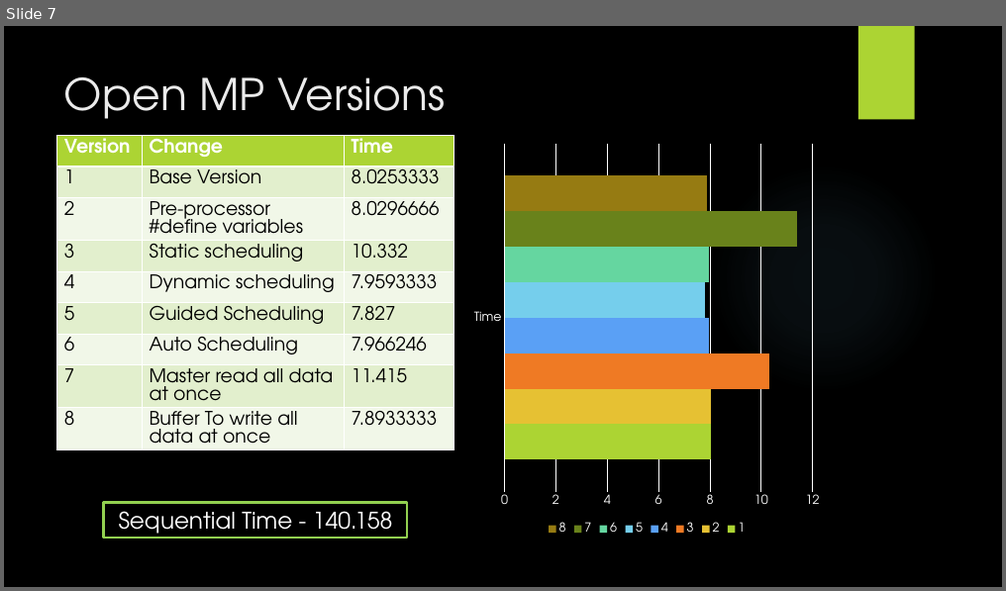
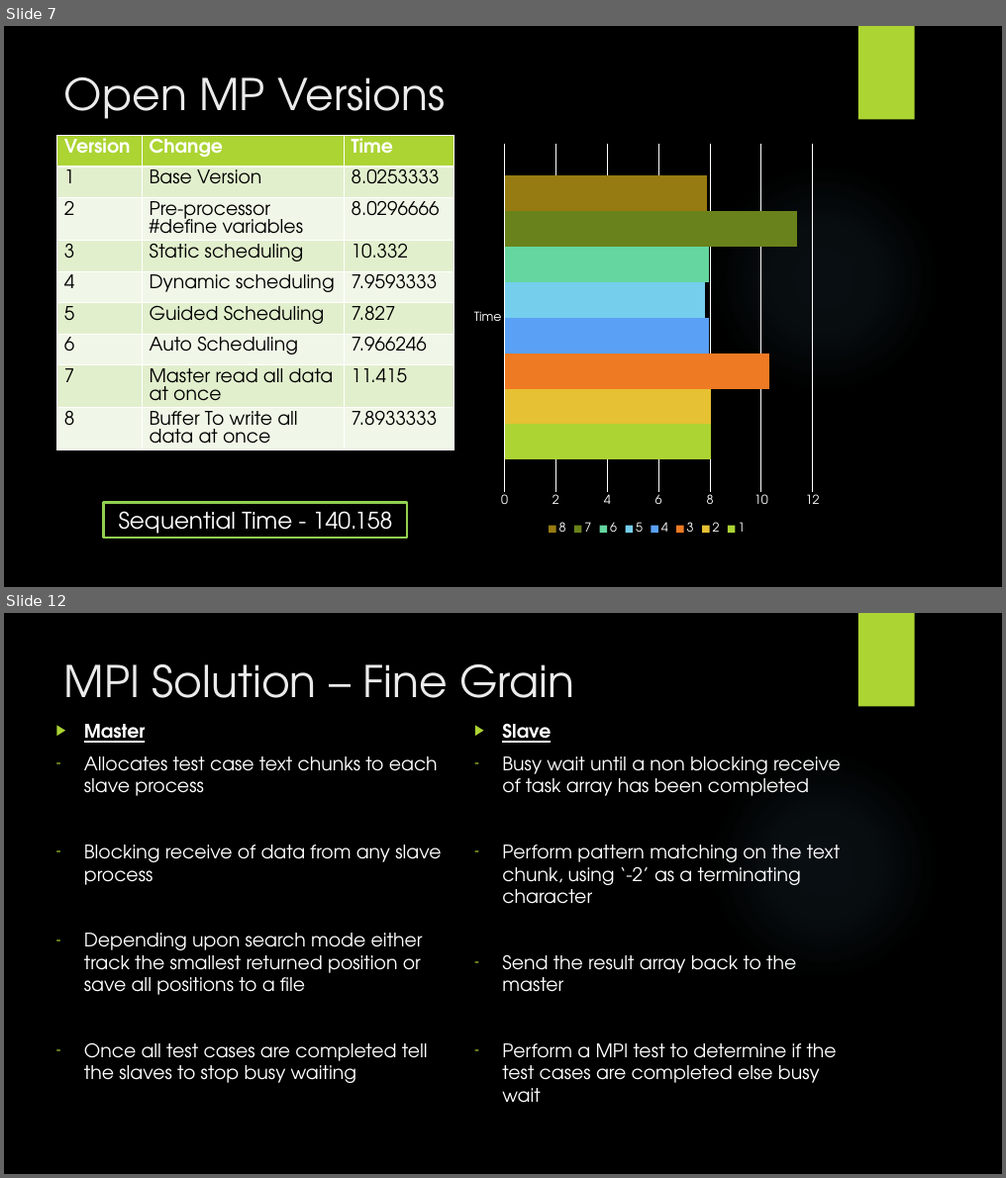
Before and after one commit to jordantoaster/Jordans-Repo, a slide deck: BestHPC/presentation.pptx. Shown one above the other, each under a label of ours: slide 7 before the commit, slides 7 and 12 after it; the slides between them are not shown. The pictures are 1006x591 and 1006x1178 pixels, drawn with LibreOffice and Linux fonts; fonts in the diff are those of the drawing; background and template pictures are left out. Boxes give left, top, right and bottom in pixels: in the first picture for what was removed or moved away, otherwise in the second. Text is boxed around its words. In the diff, an @@ line names an element or a change of style, - is before the commit and + after.

```diff
--- a/BestHPC/presentation.pptx
+++ b/BestHPC/presentation.pptx
@@ slide 12 added at <box>4,613,1002,1174</box>, background picture (left out); not listed: 2 template elements that a slide beside it also shows @@
@@ title added at <box>64,664,574,698</box>, 42 pt, text #EBEBEB @@
+MPI Solution – Fine Grain
@@ text added at <box>84,724,441,1083</box>, 18 pt, text #FFFFFF @@
+▶ Master
+– Allocates test case text chunks to each slave process
+– Blocking receive of data from any slave process
+– Depending upon search mode either track the smallest returned position or save all positions to a file
+– Once all test cases are completed tell the slaves to stop busy waiting
@@ text added at <box>502,724,841,1103</box>, 18 pt, text #FFFFFF @@
+▶ Slave
+– Busy wait until a non blocking receive of task array has been completed
+– Perform pattern matching on the text chunk, using ‘-2’ as a terminating character
+– Send the result array back to the master
+– Perform a MPI test to determine if the test cases are completed else busy wait
```
Also in this commit, not shown: 2 slides changed, 8 other slides added, 3 slides removed, 2 other files.
